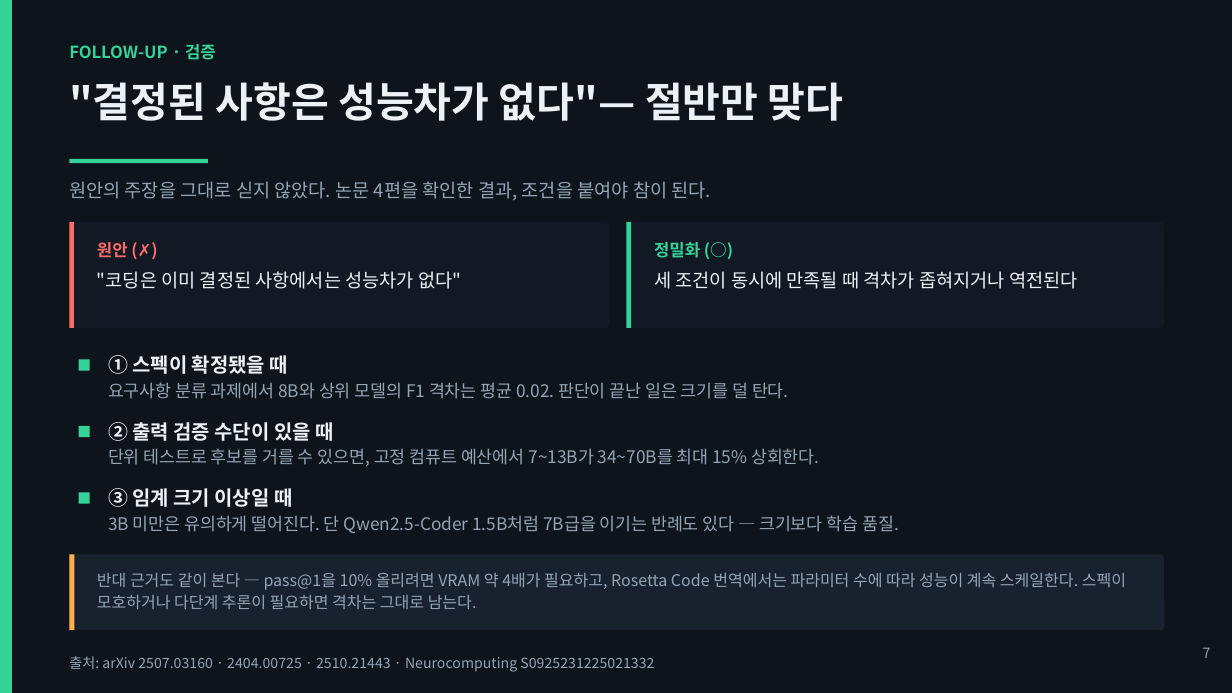
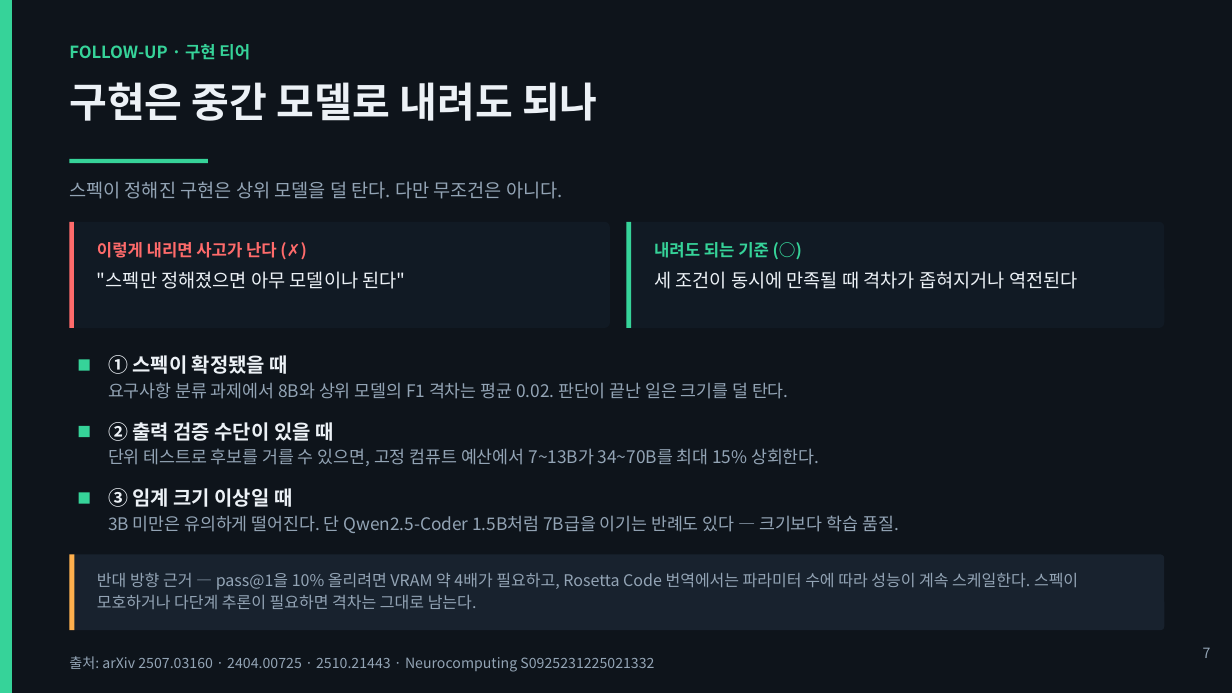
Before and after one commit to giyeop-cody/token-cost-lab, a slide deck: slide 7 of presentation/토큰_절약_발표_후속_에이전트셋팅.pptx. Drawn at 1232x693 pixels with LibreOffice and Linux fonts; fonts in the diff are those of the drawing. Boxes give left, top, right and bottom in pixels: in the first picture for what was removed or moved away, otherwise in the second. Text is boxed around its words. In the diff, an @@ line names an element or a change of style, - is before the commit and + after.

```diff
--- a/presentation/토큰_절약_발표_후속_에이전트셋팅.pptx
+++ b/presentation/토큰_절약_발표_후속_에이전트셋팅.pptx
@@ text at (x1=69, y1=44, x2=250, y2=60): text changed @@
-FOLLOW-UP · 검증
+FOLLOW-UP · 구현 티어
@@ text at (x1=69, y1=82, x2=598, y2=121): text changed @@
-"결정된 사항은 성능차가 없다"— 절반만 맞다
+구현은 중간 모델로 내려도 되나
@@ text at (x1=69, y1=181, x2=563, y2=199): text changed @@
-원안의 주장을 그대로 싣지 않았다. 논문 4편을 확인한 결과, 조건을 붙여야 참이 된다.
+스펙이 정해진 구현은 상위 모델을 덜 탄다. 다만 무조건은 아니다.
@@ text at (x1=97, y1=242, x2=406, y2=289): text changed @@
-원안 (✗)
-"코딩은 이미 결정된 사항에서는 성능차가 없다"
+이렇게 내리면 사고가 난다 (✗)
+"스펙만 정해졌으면 아무 모델이나 된다"
@@ text at (x1=654, y1=242, x2=769, y2=258): text changed @@
-정밀화 (○)
+내려도 되는 기준 (○)
@@ text at (x1=97, y1=572, x2=1078, y2=609): text changed @@
-반대 근거도 같이 본다 — pass@1을 10% 올리려면 VRAM 약 4배가 필요하고, Rosetta Code 번역에서는 파라미터 수에 따라 성능이 계속 스케일한다. 스펙이 모호하거나 다단계 추론이 필요하면 격차는 그대로 남는다.
+반대 방향 근거 — pass@1을 10% 올리려면 VRAM 약 4배가 필요하고, Rosetta Code 번역에서는 파라미터 수에 따라 성능이 계속 스케일한다. 스펙이 모호하거나 다단계 추론이 필요하면 격차는 그대로 남는다.
```
Also in this commit, not shown: 5 other slides changed, 7 other files.
